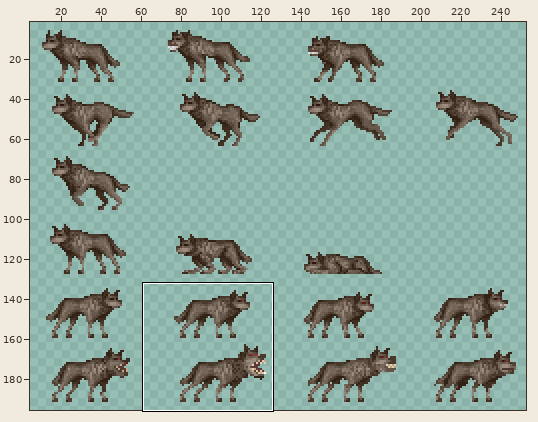
Two versions of one sprite sheet, Res/HeroesAndMagic/Bitmaps/BWolf.png. Above: a wide view before the commit, with the close-up outlined.
Close-up. The starting point:
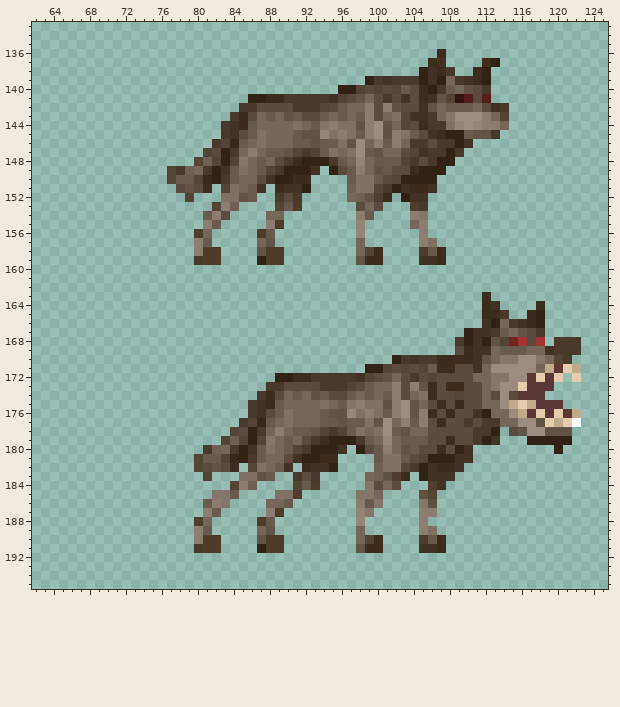
The file is 256x256 pixels. Colours within 5 levels of each other are drawn and written as one. Shown: x 62..125, y 133..195. The wide view leaves out empty margins. The commit also changed other parts of the picture, which this record leaves out.
Now the later version:
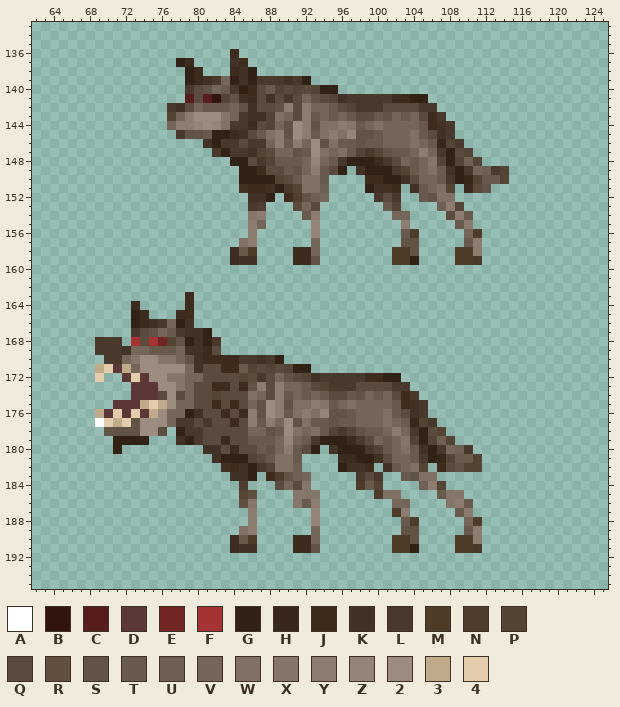
Palette (. is transparent): A #ffffff  B #30140d  C #571c1c  D #5c3737  E #732424  F #a63333  G #322215  H #37281b  J #3d2c1d  K #423225  L #48392c  M #4e3b29  N #4f3e2f  P #534436  Q #5a4b3e  R #615041  S #625347  T #695a4e  U #6f6054  V #75665a  W #807164  X #84766b  Y #8d7d70  Z #948578  2 #9c8c7f  3 #bfaa8a  4 #e3cdac
Edits made:
Changed rows in their new state; - is an unchanged pixel.
first column x 77:
136 -------J----------------------.-------
137 -GJ----KJ--------------------..----..-
138 --GJ---JKG------------------....--..--
139 --GJKLVGKGLLLKLG------..............--
140 --LQSVTLGJQTPQPQPGG.................--
141 --CQCBPSKJQKQ-QVSQPKLLLL-JJGG.......--
142 LKQVTTTVSK--SYQYVVTQPLLLQQ--LL........
143 PVY222XVLKKPWVQYTVTVTQQTSVTVQJL.......
144 VYYZ2ZWLLJQP-S2YSWWYXTVWV-VVTJKL......
145 -LSSTGGJKQTWYS2YTWYWZSSTVVVWTQKL.....-
146 ----KGLLQLL-YTYV2SWTTSTTVV-WVTHPL.----
147 ----.L--LKPQVVST2WVWTPLPSTTVYV--QP----
148 ---....GGQLPTTTVZVTLGGGJLQVTVXP-PUP---
149 ........GGJQQTSVYTQG.KGGGLPTVWTKGLVULP
150 ........GGGGPQTWWT--..JJGGKQVVTLGHPTTP
151 -....-..KJJKGLPWWU--..GKKJ.KTVWP-JQS--
152 --.---...KKG.JNSUV--...LQL..TSWW------
153 -----...-LN-..QVQ----...TP-..-UYP-----
154 ----...--XY..--TY----..--VV..--QYT----
155 ----..---YV..---Z----.----Y..---TY----
156 ---..----Y..----Z----.----TM.----VM---
157 ---..---WY..----V----.----SS..---TY---
158 ---...-JTM...-JJV----...-MMS...-MMY---
159 ---...-JKK...-JJS----...-MMG...-MML---
first column x 69:
163 ----------J--------------------------------.----------
164 ----J-----J--------------------------------..----.----
165 ----GJ---JJ--------------------------------...--..----
166 ----GJKLVGK--------------------------------.......----
167 ----LQSVTLKKG----------------------------.........----
168 LLL-FQFEPSGKGL--------------------------..........-...
169 LLLKVVTTTVKKJQ--------------------------..............
170 -LLVX22XXVSKJJJJLLKLG------------....................-
171 34D3V22222VKQQJJTPQPQPGG------........................
172 4--D4D22XXVVQQQQPQLQVSQPK----LJJGG..................-.
173 ----DDD22XVQQJJQJSYQYVVT-P--L-QQQLL................---
174 ----DDDQ2QVQQPQQQWVQYTVTV----SVTVQJL..............----
175 --DDD3432VVQQJQJQVS2YSWWYXTVWVVVVTJKL...............--
176 3D4D4D32VVGKQQJQJYS2YTWYWZ--TVVVWTQKL.................
177 A434S222VLLQLQQJQYTY-2SWT-ST-VVVW-THPL................
178 -SSSS22Q-GLLQQQQ-VVST2WVWTPLPSTTVYVLG-P......-.......-
179 --GGGG---KGLQQJQQTTT-Z-T-G--J-Q-T-XPGPUP.....---.....-
180 --G---------KKQJQQ-S-YTQ-.KGG-LPT-W-KGLVUL---------.--
181 -----------..KGG-PQTWWT....JJGGKQVVTL-HPTTP-----------
182 -----------...K-KGLPWWU....GKKJ.KTVWP.-QSPP-----------
183 ------------.--KKG.JNSUV.----LQL..TSWW..--------------
184 ---------------.N.--QVQX.----MTP..--UYP---------------
185 -------------...PR--..XXX----..MWW--..TXX-------------
186 ------------...-RX-...XTY----...-VV-..-XYT------------
187 ------------..---Y-..---Z----..--MY-..--TY------------
188 -----------..----Y..----Z----.----TM.----VM-----------
189 -----------..---WY..----V----.----SS..---TY-----------
190 -----------...-JTM...-JJV----...-MMS...-MMY-----------
191 -----------...-JKK...-JJS----...-MMG...-MML-----------
